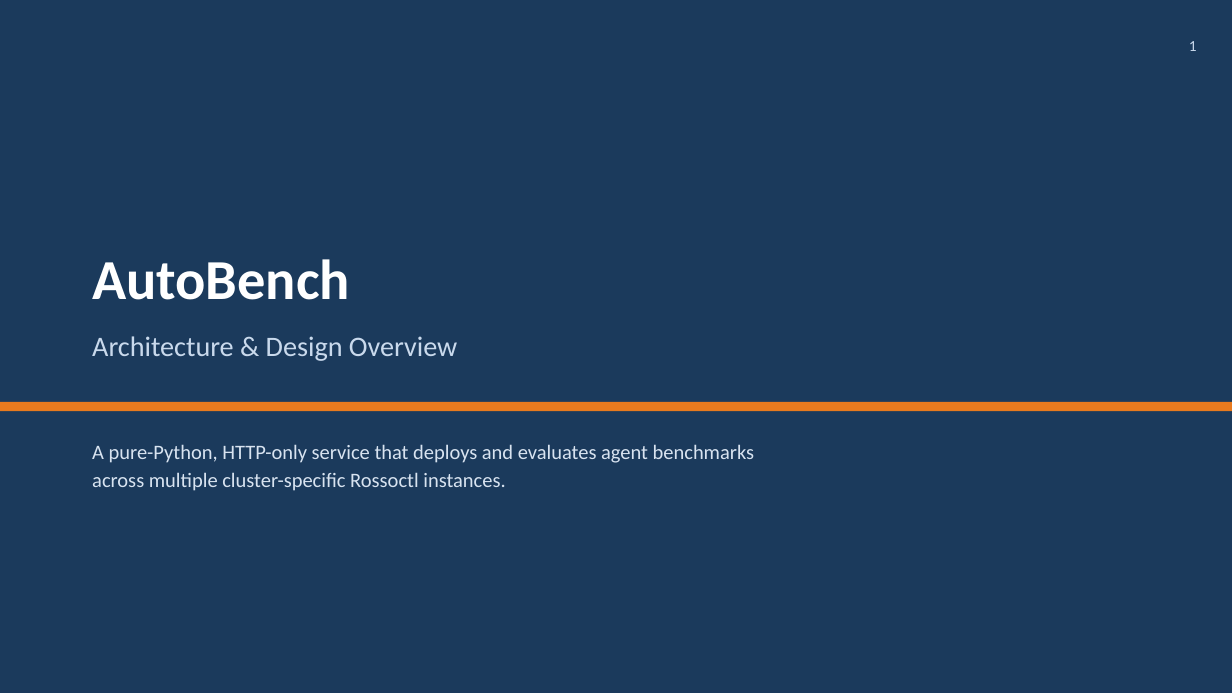
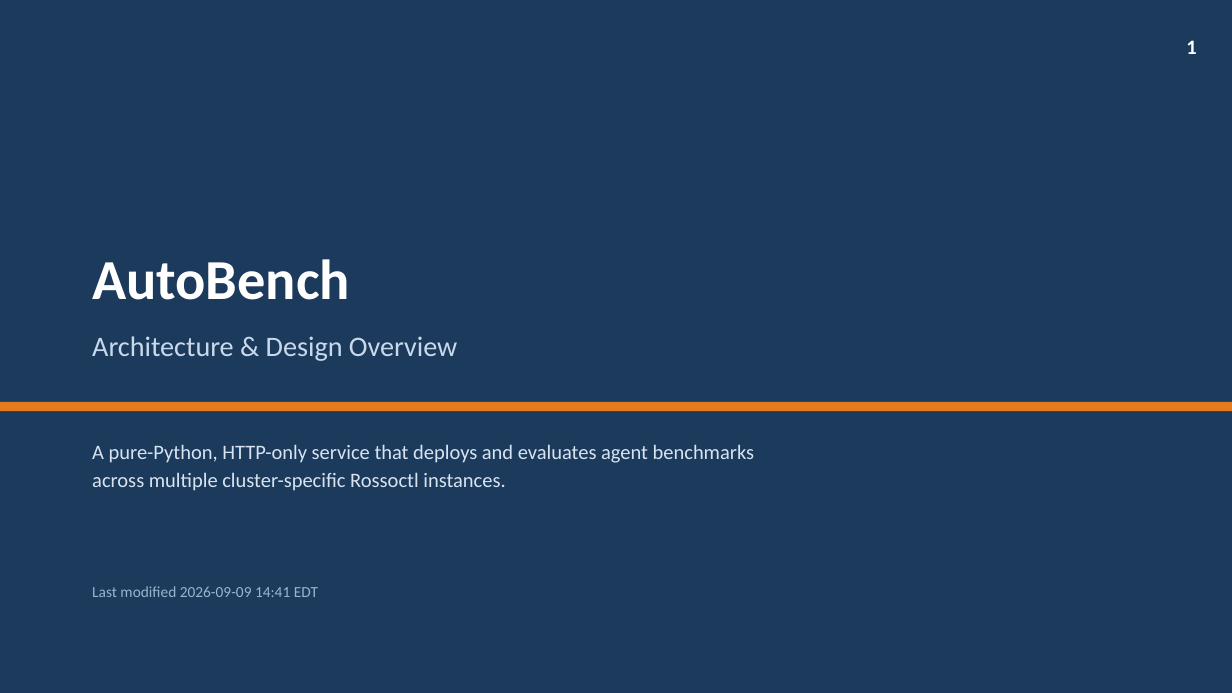
Before and after one commit to rossoctl/autobench, a slide deck: slide 1 of docs/AutoBench.pptx. Drawn at 1232x693 pixels with LibreOffice and Linux fonts; fonts in the diff are those of the drawing. Boxes give left, top, right and bottom in pixels: in the first picture for what was removed or moved away, otherwise in the second. Text is boxed around its words. In the diff, an @@ line names an element or a change of style, - is before the commit and + after.

```diff
--- a/docs/AutoBench.pptx
+++ b/docs/AutoBench.pptx
@@ text "1" at [1186, 40, 1196, 54]: size 12 to 16 pt, text colour #C9D9EC to #FFFFFF, bold on; vertical alignment top to middle @@
@@ text added at [92, 586, 318, 597], 12 pt, text #9AB4D0 @@
+Last modified 2026-09-09 14:41 EDT
```
Also in this commit, not shown: 15 other slides changed, 1 other file.
